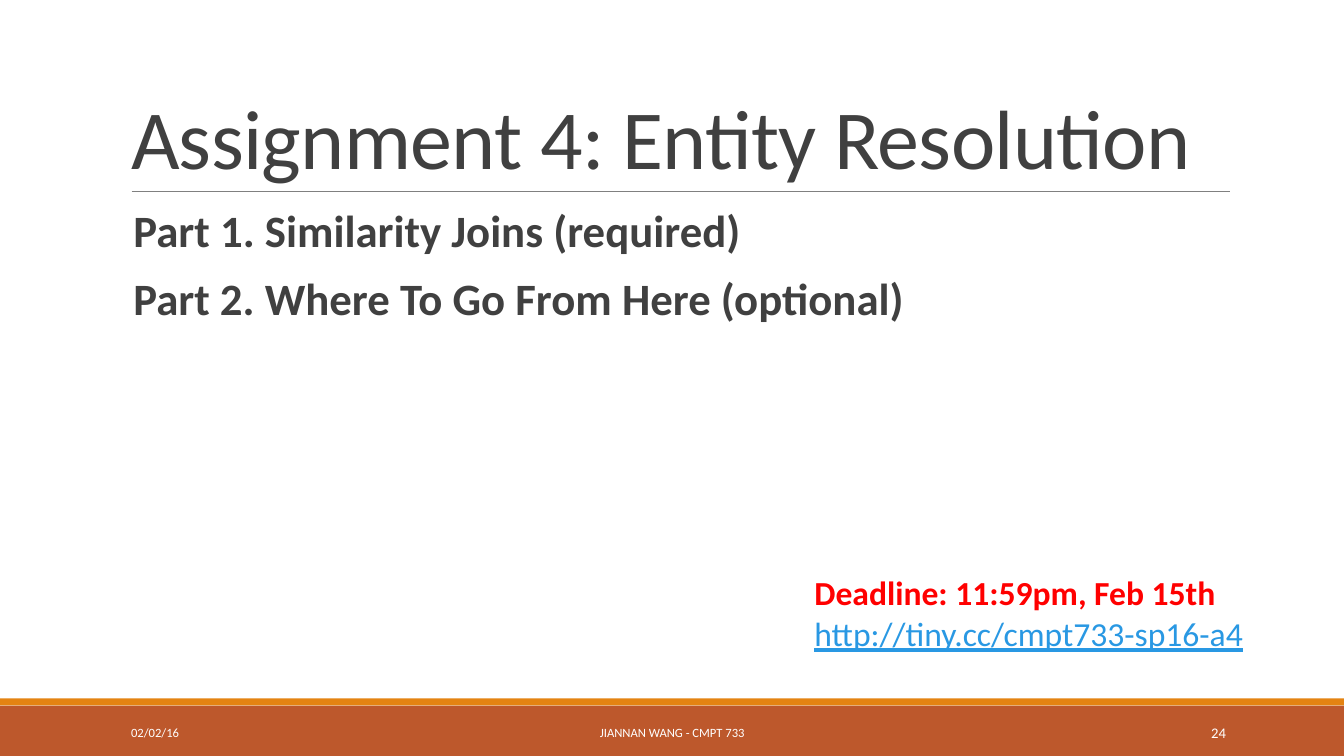
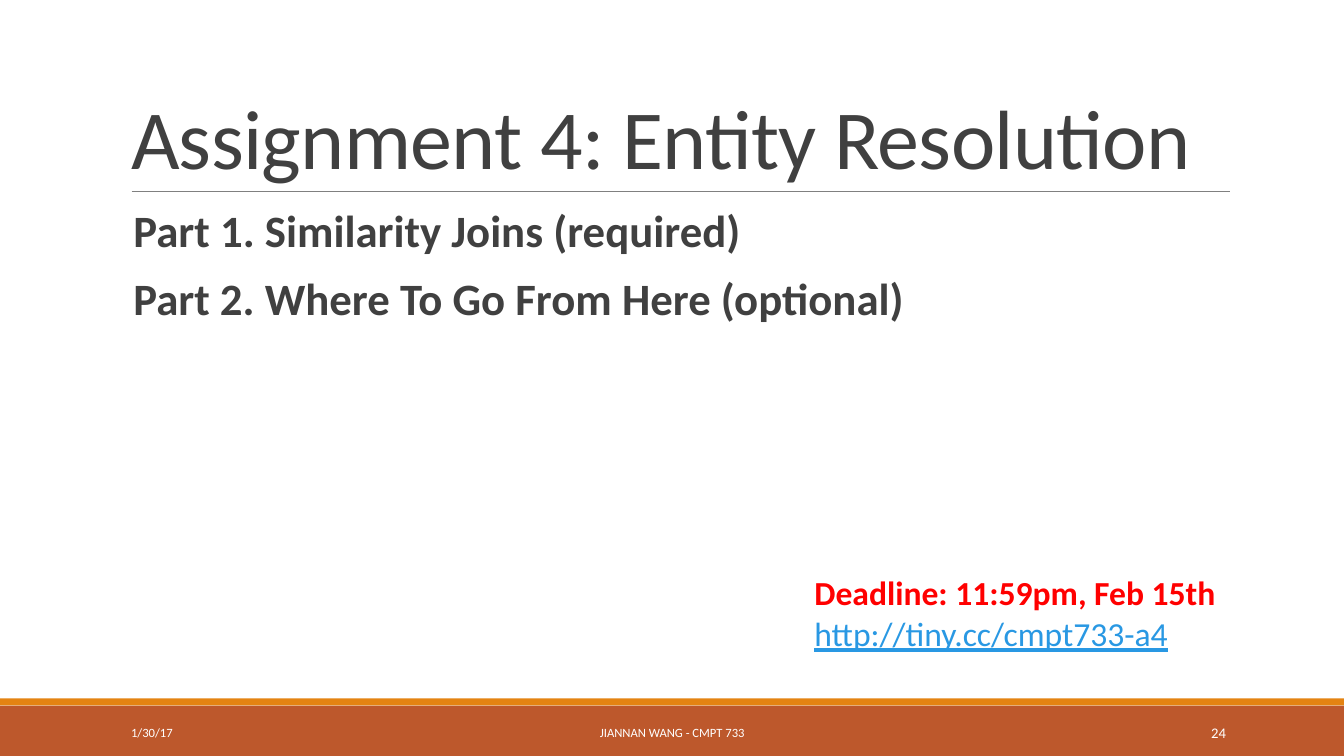
Before and after one commit to ZhensongQian/cmpt733, a slide deck: slide 24 of Lectures/Lec4/lec4.pptx. Drawn at 1344x756 pixels with LibreOffice and Linux fonts; fonts in the diff are those of the drawing. Boxes give left, top, right and bottom in pixels: in the first picture for what was removed or moved away, otherwise in the second. Text is boxed around its words. In the diff, an @@ line names an element or a change of style, - is before the commit and + after.

```diff
--- a/Lectures/Lec4/lec4.pptx
+++ b/Lectures/Lec4/lec4.pptx
@@ text at [814, 622, 1167, 652]: text changed @@
-http://tiny.cc/cmpt733-sp16-a4
+http://tiny.cc/cmpt733-a4
@@ text at [131, 728, 173, 738]: text changed @@
-02/02/16
+1/30/17
```
Also in this commit, not shown: 24 other slides changed, 2 other files.
